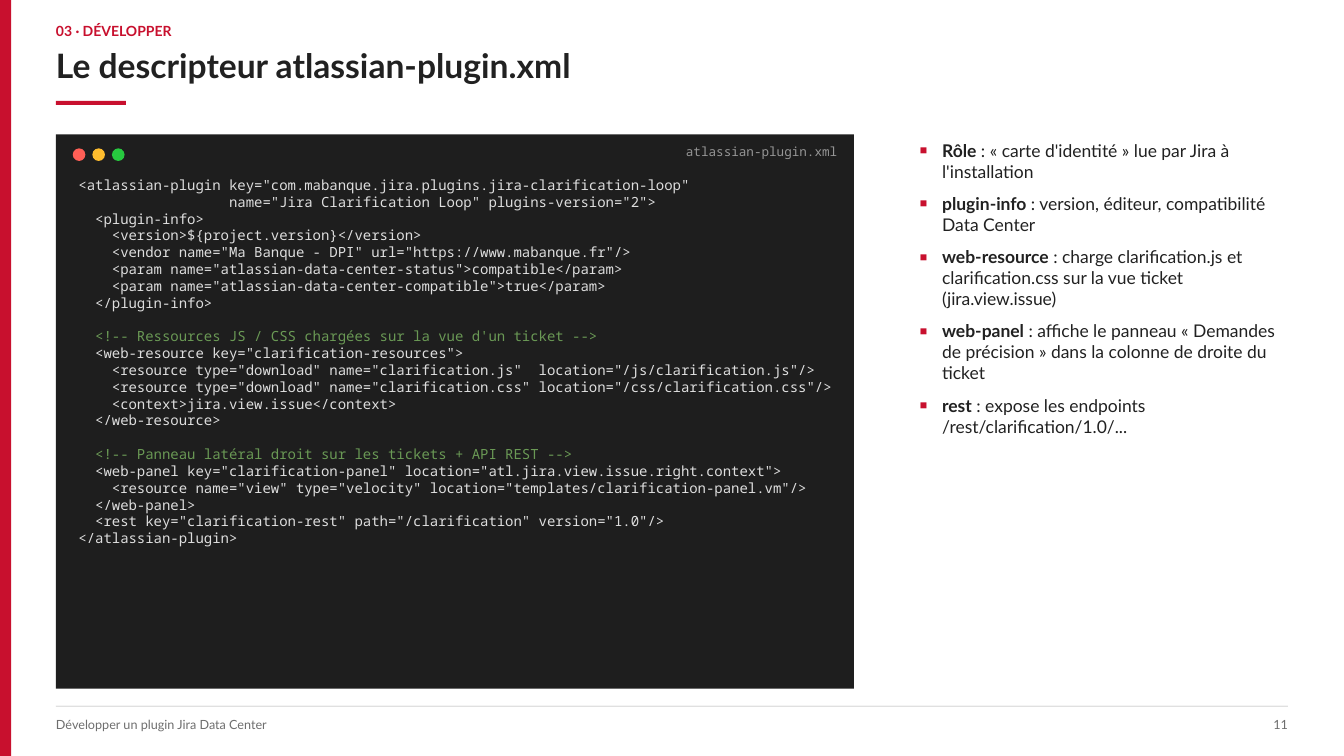
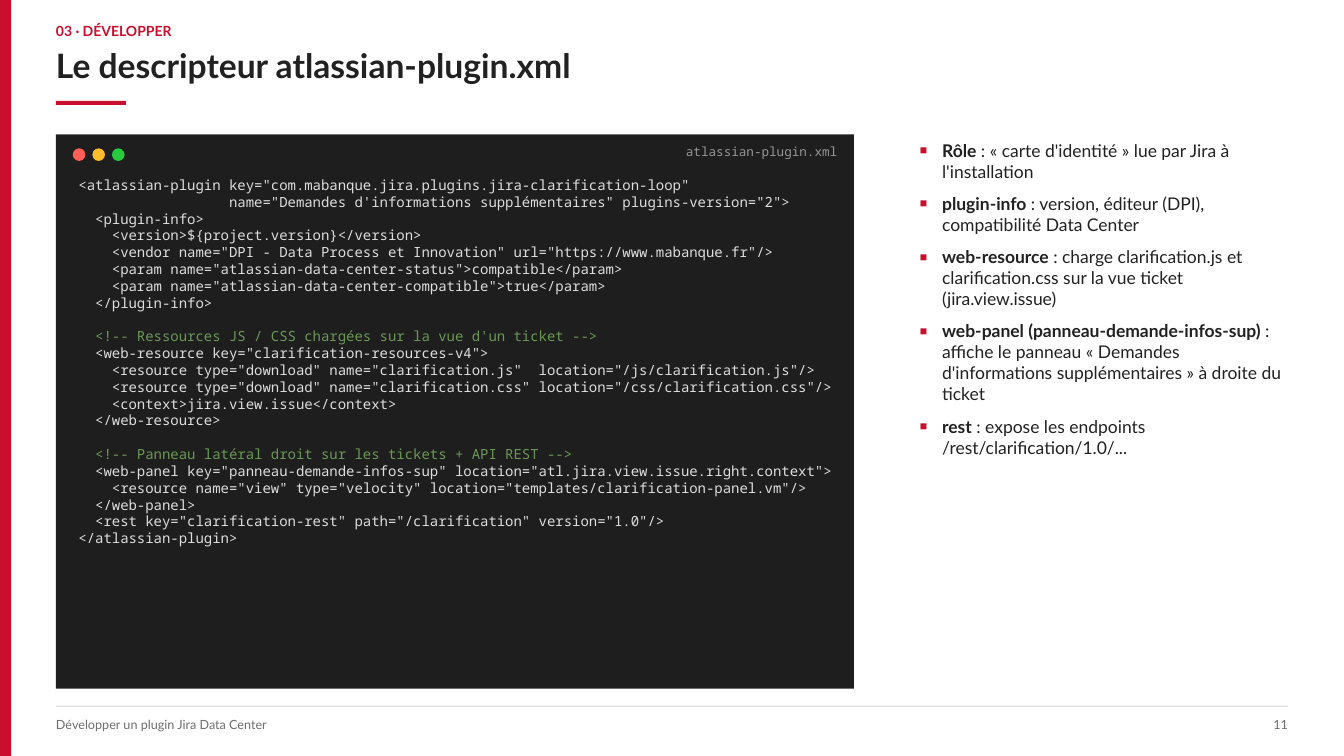
Before and after one commit to Etie20/jira-plugins, a slide deck: slide 11 of Presentation_Developpement_Plugin_Jira_DataCenter.pptx. Drawn at 1344x756 pixels with LibreOffice and Linux fonts; fonts in the diff are those of the drawing. Boxes give left, top, right and bottom in pixels: in the first picture for what was removed or moved away, otherwise in the second. Text is boxed around its words. In the diff, an @@ line names an element or a change of style, - is before the commit and + after.

Commit message:
chore: francisation des libelles (Demande d'infos sup, panneau-demande-infos-sup) et DPI (Data Process et Innovation)

```diff
--- a/Presentation_Developpement_Plugin_Jira_DataCenter.pptx
+++ b/Presentation_Developpement_Plugin_Jira_DataCenter.pptx
@@ text at bbox=[229, 193, 789, 211]: text changed @@
-name="Jira Clarification Loop" plugins-version="2">
+name="Demandes d'informations supplémentaires" plugins-version="2">
@@ text at bbox=[942, 196, 1204, 234]: text changed @@
-■ plugin-info : version, éditeur, compatibilité Data Center
+■ plugin-info : version, éditeur (DPI), compatibilité Data Center
@@ text at bbox=[112, 246, 774, 261]: text changed @@
-<vendor name="Ma Banque - DPI" url="https://www.mabanque.fr"/>
+<vendor name="DPI - Data Process et Innovation" url="https://www.mabanque.fr"/>
@@ text at bbox=[942, 323, 1282, 400]: text changed @@
-■ web-panel : affiche le panneau « Demandes de précision » dans la colonne de droite du ticket
+■ web-panel (panneau-demande-infos-sup) : affiche le panneau « Demandes d'informations supplémentaires » à droite du ticket
@@ text at bbox=[95, 347, 488, 362]: text changed @@
-<web-resource key="clarification-resources">
+<web-resource key="clarification-resources-v4">
@@ text at bbox=[95, 465, 832, 480]: text changed @@
-<web-panel key="clarification-panel" location="atl.jira.view.issue.right.context">
+<web-panel key="panneau-demande-infos-sup" location="atl.jira.view.issue.right.context">
```
Also in this commit, not shown: 15 other slides changed, 11 other files.
